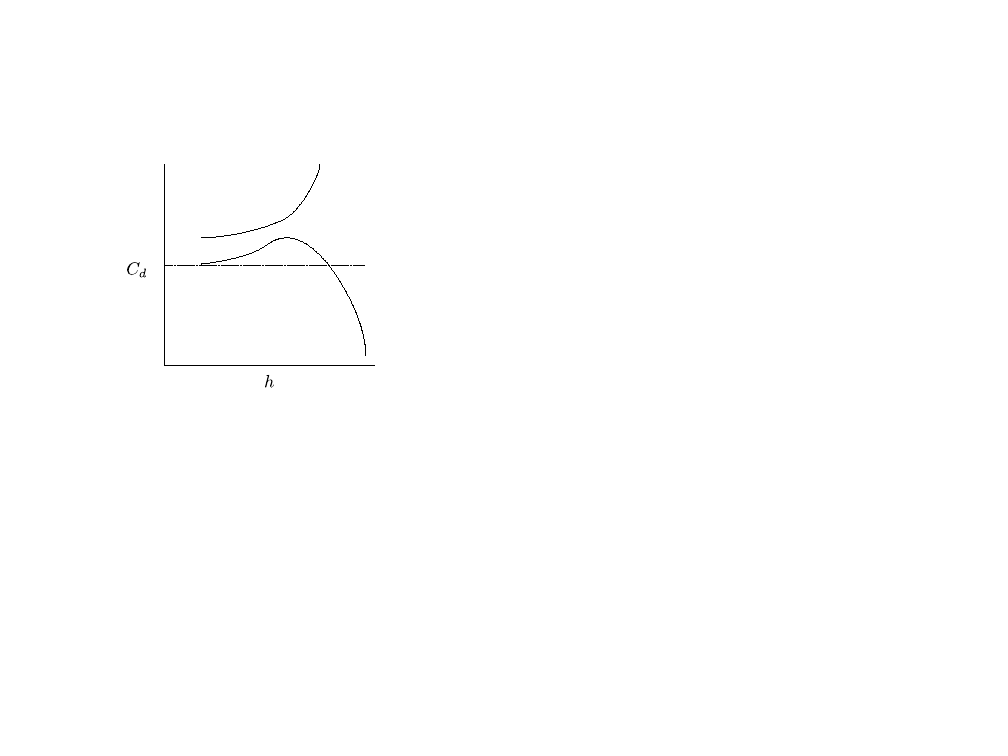
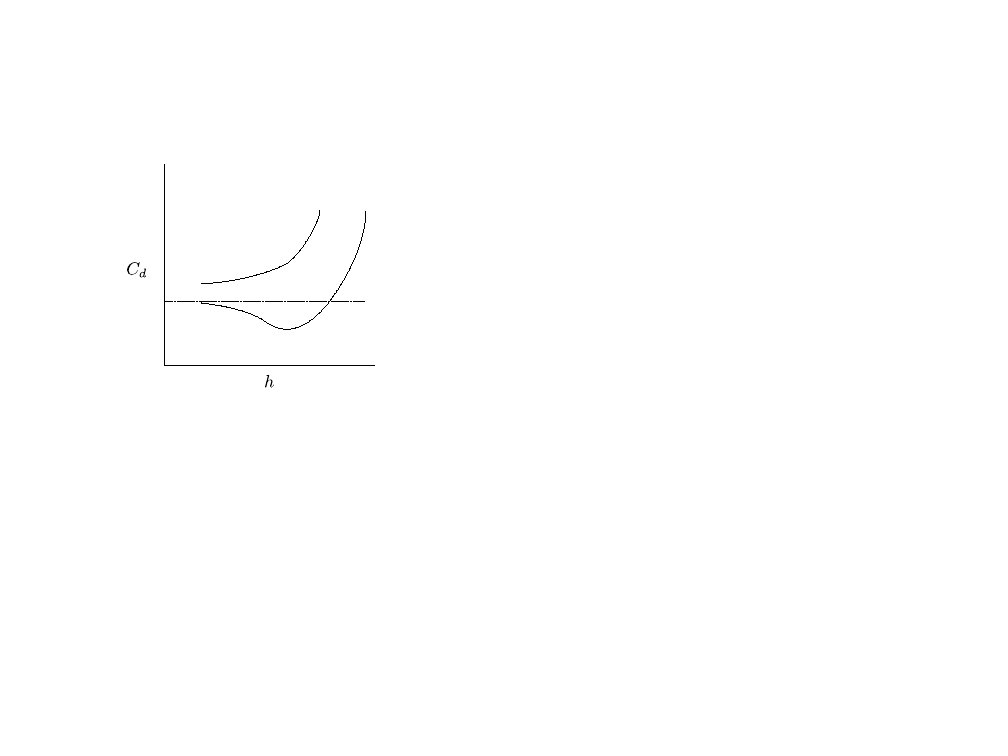
Before and after one commit to galbramc/HOW4, a slide deck: slide 2 of Results/Cartoons.odp. Drawn at 1008x756 pixels with LibreOffice and Linux fonts; fonts in the diff are those of the drawing. Boxes give left, top, right and bottom in pixels: in the first picture for what was removed or moved away, otherwise in the second. Text is boxed around its words. In the diff, an @@ line names an element or a change of style, - is before the commit and + after.

Commit message:
Presentation is basically finished

```diff
--- a/Results/Cartoons.odp
+++ b/Results/Cartoons.odp
@@ freeform shape: place and size @@
-freeform shape at [201,238,366,356]
+freeform shape at [201,211,366,329]
@@ freeform shape: place and size @@
-freeform shape at [201,165,320,238]
+freeform shape at [201,210,320,284]
@@ line moved from (165, 265) - (366, 265) to (165, 302) - (366, 302) @@
```
Also in this commit, not shown: 9 other files.
